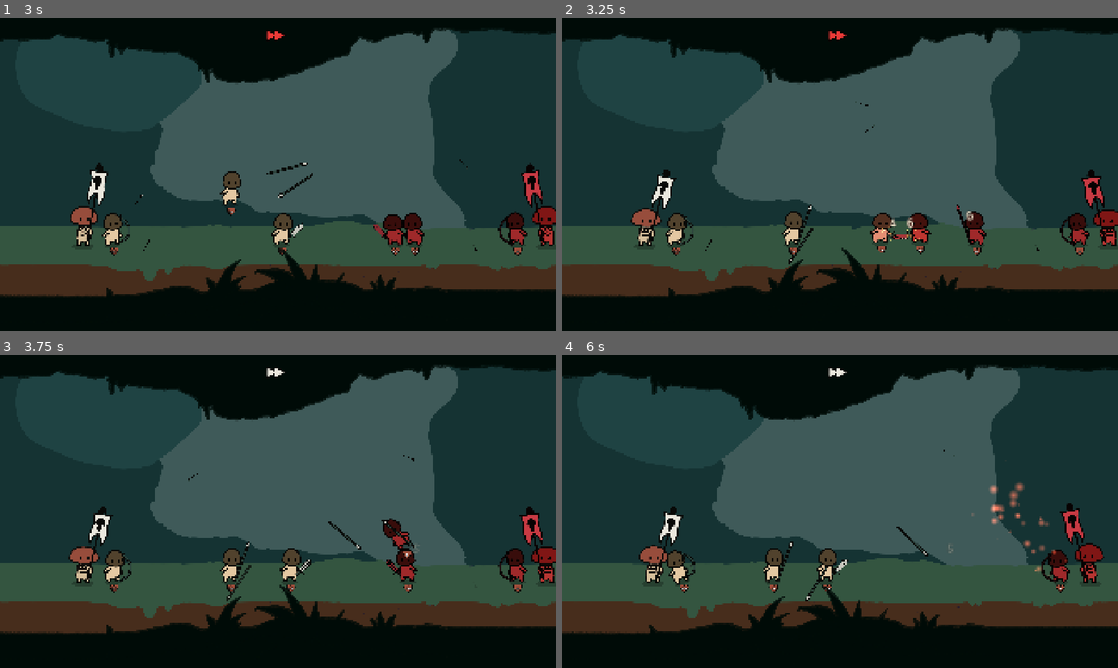
Above: before the commit, frames 1-4 (two rows, left to right).
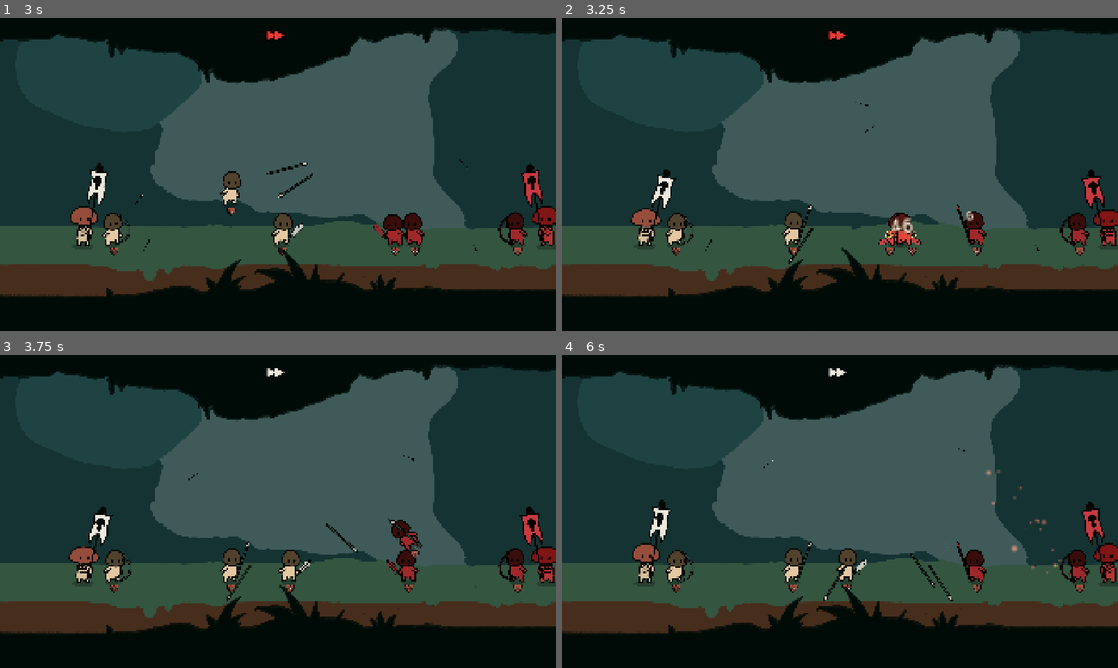
Above: after the commit, the same moments.

Repository: stonecauldron/mycelium-prototype
Game: Godot game, scene res://assets/base/base.tscn
Two runs of this game, one before a commit and one after it. Both use one fixed random seed, a clock stepped at 60 frames per second and the inputs below.
Inputs (mouse positions are in pixels of both pictures, inside the frame that each line leads up to):
- Up to frame 1 (3 s): click "Start Battle" at 0.5 s; click (278, 36) at 1.25 s; click (278, 36) at 2 s; click (278, 36) at 2.75 s
- Up to frame 2 (3.25 s): no input
- Up to frame 3 (3.75 s): tap Enter at 3.5 s; move the mouse to (400, 495) at 3.52 s; tap P at 3.6 s; click (400, 495) at 3.67 s
- Up to frame 4 (6 s): drag from (728, 527) to (645, 564) at 4.27 s; move the mouse to (895, 442) at 5.02 s; tap P at 5.1 s; click (895, 442) at 5.17 s; drag from (812, 574) to (1095, 564) at 5.77 s

Frame 1 is identical in both runs. In frame 2, 1.0% of the frame differs, in the area x 55-67%, y 62-76%; in frame 3, 0.9%; in frame 4, 9.3%, in the area x 0-100%, y 3-89%.

Commit message:
Reduce melee edge whiffs and stop units bumping the flag.
Commit melee inside reach with engage slack, and keep the flag bearer on world-only physics so units pass through while the hurtbox stays hittable.

Co-authored-by: Cursor <cursoragent@cursor.com>

Diff:
--- a/assets/combat/flag_bearer/flag_bearer.gd
+++ b/assets/combat/flag_bearer/flag_bearer.gd
@@ -16,8 +16,6 @@
 const WALK_SPEED_EPSILON := 8.0
 
 const COLLISION_WORLD := 1
-const COLLISION_PLAYER_UNITS := 2
-const COLLISION_ENEMY_UNITS := 16
 
 const _DAMAGE_NUMBER_SCENE := preload("res://assets/vfx/damage_number/damage_number.tscn")
 const _HIT_BURST_SCENE := preload("res://assets/vfx/hit_burst/hit_burst.tscn")
@@ -125,15 +123,9 @@
 
 
 func _setup_collision() -> void:
-	var troop := get_parent() as Troop
-	if troop == null:
-		return
-	if troop.is_enemy:
-		collision_layer = COLLISION_ENEMY_UNITS
-		collision_mask = COLLISION_WORLD | COLLISION_PLAYER_UNITS
-	else:
-		collision_layer = COLLISION_PLAYER_UNITS
-		collision_mask = COLLISION_WORLD | COLLISION_ENEMY_UNITS
+	# Floor only — units must not physically bump the flag (hurtbox stays hittable).
+	collision_layer = 0
+	collision_mask = COLLISION_WORLD
 
 
 func set_march_velocity(speed: float) -> void:
--- a/assets/combat/flag_bearer/flag_bearer.tscn
+++ b/assets/combat/flag_bearer/flag_bearer.tscn
@@ -12,7 +12,7 @@
 
 [node name="FlagBearer" type="CharacterBody2D" unique_id=190074861]
 z_index = 1
-collision_layer = 2
+collision_layer = 0
 script = ExtResource("1_flag")
 
 [node name="Visual" parent="." unique_id=222675723 instance=ExtResource("2_68fxw")]
--- a/assets/units/unit.gd
+++ b/assets/units/unit.gd
@@ -19,6 +19,8 @@
 const LUNGE_DISTANCE := 48.0
 const LUNGE_OUT_TIME := 0.08
 const LUNGE_BACK_TIME := 0.12
+## Start melee inside max reach so retreating targets still overlap at lunge apex.
+const MELEE_ENGAGE_SLACK := 18.0
 const THROW_JUMP_VELOCITY := -520.0
 const THROW_RELEASE_DELAY := 0.22
 const THROW_RECOVERY_TIME := 0.28
@@ -264,7 +266,7 @@
 		_attack_range = 0.0
 		return
 	if weapon.attack_style == WeaponData.AttackStyle.MELEE_LUNGE:
-		_attack_range = weapon.melee_range
+		_attack_range = _get_melee_engage_range()
 	else:
 		_attack_range = weapon.projectile_range
 
@@ -273,11 +275,16 @@
 	return _attack_range
 
 
-## Close-range melee band for HYBRID / melee engage (from weapon.melee_range).
+## Close-range melee reach (hitbox forward edge after lunge).
 func _get_melee_range() -> float:
 	if weapon == null:
 		return 96.0
 	return weapon.melee_range
+
+
+## Distance at which melee commits — inside `_get_melee_range()` by MELEE_ENGAGE_SLACK.
+func _get_melee_engage_range() -> float:
+	return maxf(_get_melee_range() - MELEE_ENGAGE_SLACK, 1.0)
 
 func _preferred_skirmish_distance() -> float:
 	if weapon == null:
@@ -493,7 +500,7 @@
 		return
 
 	if _wants_close_melee():
-		if distance <= _get_melee_range():
+		if distance <= _get_melee_engage_range():
 			velocity.x = 0.0
 			_face_toward(_target.global_position)
 			_start_attack()
@@ -558,7 +565,7 @@
 	if _target == null or not is_instance_valid(_target):
 		return false
 	if _wants_close_melee():
-		return global_position.distance_to(_target.global_position) > _get_melee_range()
+		return global_position.distance_to(_target.global_position) > _get_melee_engage_range()
 	match get_engagement_stance():
 		WeaponData.EngagementStance.CHARGE:
 			return true
@@ -585,7 +592,7 @@
 	var distance := global_position.distance_to(_target.global_position)
 	var stop_range := _get_attack_range()
 	if _wants_close_melee():
-		stop_range = _get_melee_range()
+		stop_range = _get_melee_engage_range()
 	elif (
 		get_engagement_stance() == WeaponData.EngagementStance.SKIRMISH
 		or get_engagement_stance() == WeaponData.EngagementStance.HYBRID
@@ -663,7 +670,7 @@
 			if _target != null and is_instance_valid(_target)
 			else INF
 		)
-		if distance <= _get_melee_range():
+		if distance <= _get_melee_engage_range():
 			_start_melee_lunge_attack()
 		else:
 			_start_throw_attack()
